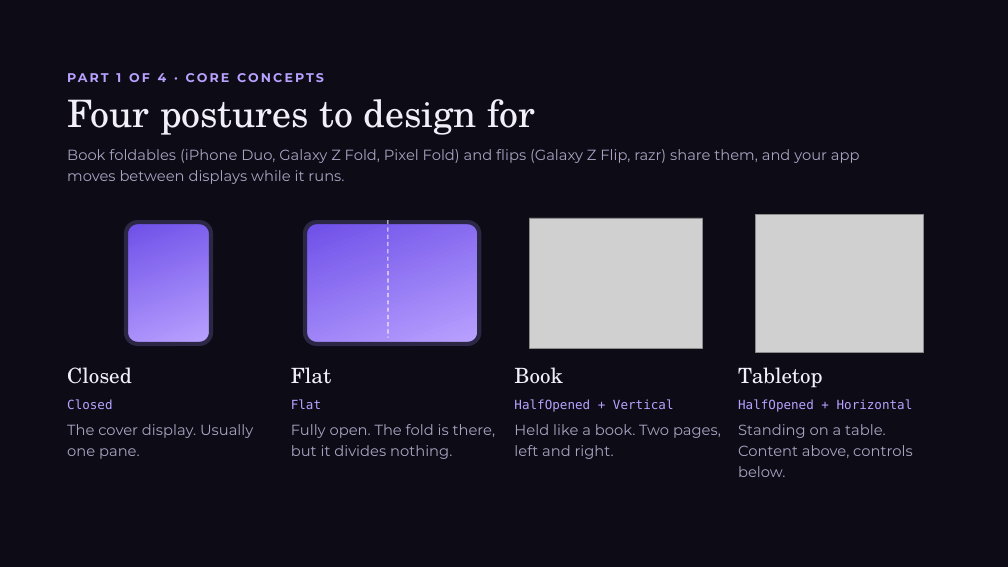
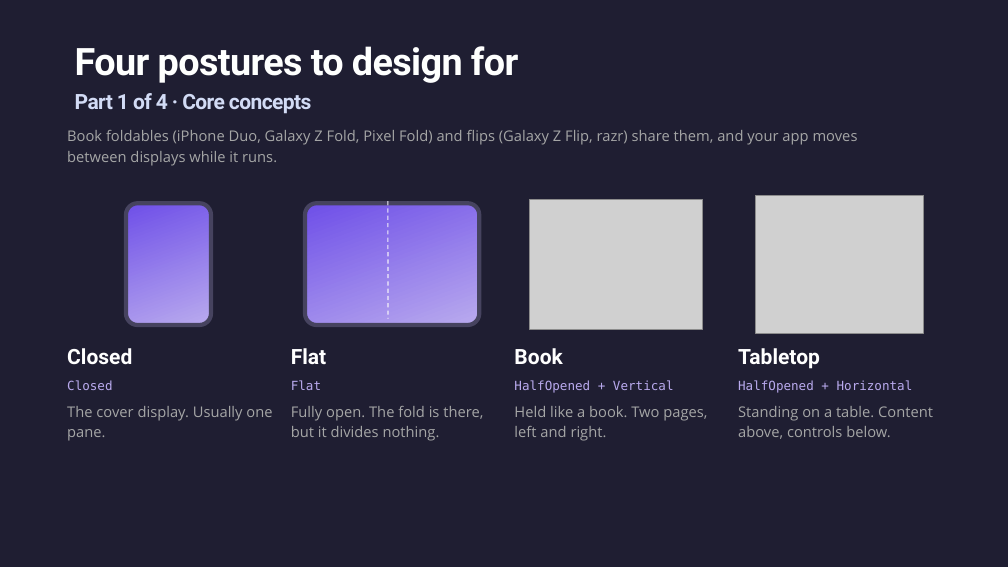
Before and after one commit to jsuarezruiz/dotnetconf2026-avalonia-foldables, a slide deck: slide 7 of Unfold Your UI Foldable Apps with .NET and Avalonia.pptx (slide 6 before the commit). Drawn at 1008x567 pixels with LibreOffice and Linux fonts; fonts in the diff are those of the drawing; grey boxes stand for pictures. Boxes give left, top, right and bottom in pixels: in the first picture for what was removed or moved away, otherwise in the second. Text is boxed around its words. In the diff, an @@ line names an element or a change of style, - is before the commit and + after.

```diff
--- a/Unfold Your UI Foldable Apps with .NET and Avalonia.pptx
+++ b/Unfold Your UI Foldable Apps with .NET and Avalonia.pptx
@@ background #0C0B16 to #1F1E32 @@
@@ title "Four postures to design for": place and size @@
-title "Four postures to design for" at (67, 99, 536, 135)
+title "Four postures to design for" at (75, 46, 518, 83)
@@ title "Four postures to design for" at (75, 46, 518, 83): font TeX Gyre Schola to Roboto, text colour #F2EFF9 to #FEFFFE, letter spacing 0 to -0.6 pt, bold on; line spacing 39.6pt to 34pt @@
@@ text at (75, 93, 311, 114): text changed; size 12 to 20 pt; font Montserrat to Roboto; text colour #B9A2FF to gradient #D2DBF5 to #8A95B6 @@
-PART 1 OF 4 · CORE CONCEPTS
+Part 1 of 4 · Core concepts
@@ rounded rectangle at (126, 203, 211, 325): fill gradient #6E4FE8 to #B9A2FF to gradient #6E4FE8 to #B9AAEE; outline #2B2745 4 pt to #46435F 4 pt @@
@@ 9 texts, 2 pictures, 2 rounded rectangles, 1 line: place and size @@
-9 texts, 2 pictures, 2 rounded rectangles, 1 line at (67, 149, 923, 477)
+9 texts, 2 pictures, 2 rounded rectangles, 1 line at (67, 130, 933, 441)
@@ rounded rectangle at (305, 203, 479, 325): fill gradient #6E4FE8 to #B9A2FF to gradient #6E4FE8 to #B9AAEE; outline #2B2745 4 pt to #46435F 4 pt @@
@@ text "Closed": place and size @@
-text "Closed" at (67, 399, 112, 409)
+text "Closed" at (67, 348, 132, 364)
@@ text "Closed" at (67, 348, 132, 364): size 12 to 20 pt, font DejaVu Sans Mono to Roboto, text colour #B9A2FF to #FFFFFF, bold on; line spacing 16.8pt to 24pt @@
@@ text "Flat" at (291, 348, 326, 364): size 12 to 20 pt, font DejaVu Sans Mono to Roboto, text colour #B9A2FF to #FFFFFF, bold on; line spacing 16.8pt to 24pt @@
@@ text "Flat": place and size @@
-text "Flat" at (291, 399, 321, 409)
+text "Flat" at (291, 348, 326, 364)
@@ text "Book" at (514, 348, 562, 364): font TeX Gyre Schola to Roboto, text colour #F2EFF9 to #FFFFFF, bold on @@
@@ text "Tabletop" at (738, 348, 820, 369): font TeX Gyre Schola to Roboto, text colour #F2EFF9 to #FFFFFF, bold on @@
@@ text "Closed": place and size @@
-text "Closed" at (67, 367, 132, 384)
+text "Closed" at (67, 380, 112, 390)
@@ text "Closed" at (67, 380, 112, 390): size 20 to 12 pt, font TeX Gyre Schola to DejaVu Sans Mono, text colour #F2EFF9 to #B9AAEE; line spacing 24pt to 16.8pt @@
@@ text "Flat" at (291, 380, 321, 390): size 20 to 12 pt, font TeX Gyre Schola to DejaVu Sans Mono, text colour #F2EFF9 to #B9AAEE; line spacing 24pt to 16.8pt @@
@@ text "Flat": place and size @@
-text "Flat" at (291, 367, 331, 384)
+text "Flat" at (291, 380, 321, 390)
@@ text "HalfOpened + Vertical" at (514, 380, 674, 393): text colour #B9A2FF to #B9AAEE @@
@@ text "HalfOpened + Horizontal" at (738, 380, 913, 393): text colour #B9A2FF to #B9AAEE @@
@@ font Montserrat to Open Sans, text colour #A9A3C0 to #A5A6A6 in 5 elements at (67, 130, 858, 166), (67, 406, 272, 441), (291, 406, 483, 441), (514, 406, 707, 441), (738, 406, 933, 439) @@
```
Also in this commit, not shown: 26 other slides changed, 2 slides added, 1 slide removed, 1 other file.
